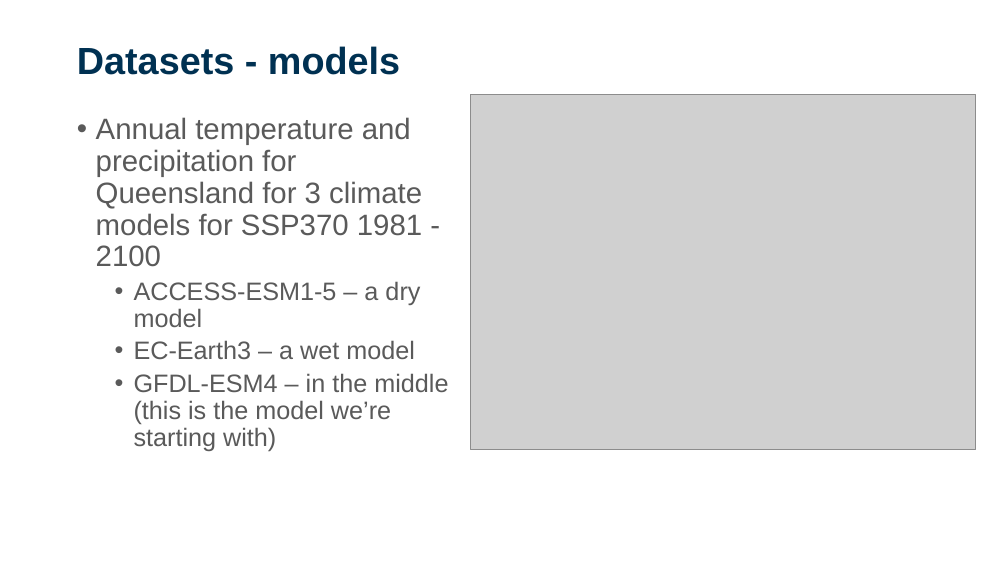
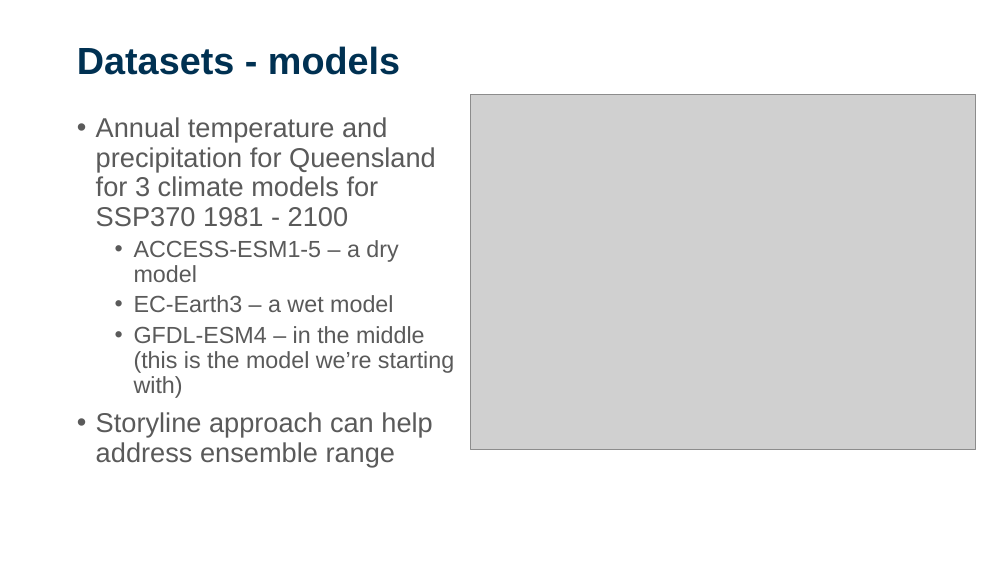
Before and after one commit to sdesrosiers1989/ICCB_Projections, a slide deck: slide 18 of ICCB2025_Session2_ClimateProjections.pptx. Drawn at 1008x567 pixels with LibreOffice and Linux fonts; fonts in the diff are those of the drawing; grey boxes stand for pictures; background and template pictures are left out. Boxes give left, top, right and bottom in pixels: in the first picture for what was removed or moved away, otherwise in the second. Text is boxed around its words. In the diff, an @@ line names an element or a change of style, - is before the commit and + after.

```diff
--- a/ICCB2025_Session2_ClimateProjections.pptx
+++ b/ICCB2025_Session2_ClimateProjections.pptx
@@ text at (96, 117, 454, 398): size 28 to 25.9 pt in "Annual temperature and precipitation for Queensland for ..."; size 24 to 22.2 pt in "ACCESS-ESM1-5 – a dry model", "EC-Earth3 – a wet model", "GFDL-ESM4 – in the middle (this is ..." @@
@@ text at (96, 412, 432, 467): paragraph added @@
+• Storyline approach can help address ensemble range
```
Also in this commit, not shown: 1 other file.
